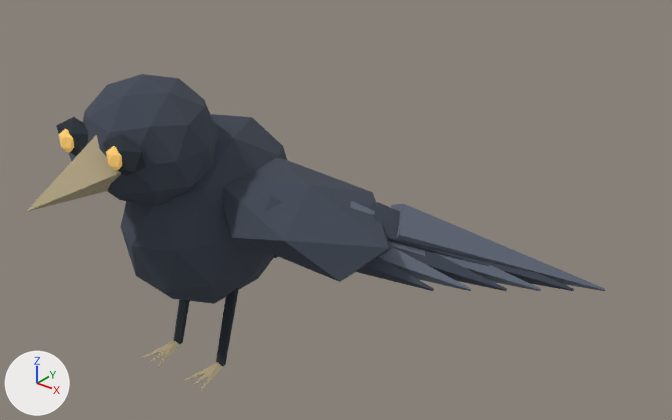
A saved change to the glTF model public/models/characters/hollow_crow.glb.
Both versions are drawn from a 50 mm camera at (1.75, -1.63, 1.96) aimed at (0.23, 0.27, 0.78). Lighting does not change. The marker at lower left points along +X, +Y and +Z. The first picture is the older version. Both versions are drawn at frame 1 of the action 'hit'; the numbers are the values there.

The first picture shows 'Bird leg.001', 'Crow breast', 'Crow head', 'Deep eye socket.009', 'Ivory beak', 'Layered flight feather.006', 'Layered flight feather.007', 'Layered flight feather.008', 'Layered flight feather.009', 'Layered flight feather.010', 'Layered flight feather.011', 'Wing shoulder.001' and 10 more.
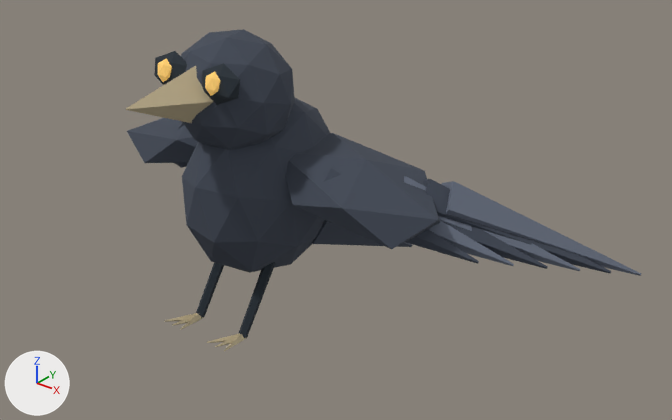
ob_joint_body_005 is not drawn itself; it is the parent of ob_amber_iris_008, ob_amber_iris_009, ob_bird_leg, ob_bird_leg_001, ob_crow_breast, ob_crow_head, ob_deep_eye_socket_008, ob_deep_eye_socket_009.
ob_joint_arm_1_003 is not drawn itself; it is the parent of ob_layered_flight_feather_006, ob_layered_flight_feather_007, ob_layered_flight_feather_008, ob_layered_flight_feather_009, ob_layered_flight_feather_010, ob_layered_flight_feather_011, ob_wing_shoulder_001.

Location of each change, (x1, y1, x2, y2) in pixels of the pictures (672 x 420 px):
```json
{"object": "Crow breast", "change": "moved, turned", "before": [121, 114, 287, 304], "after": [182, 97, 330, 273]}
{"object": "Wing shoulder.001", "change": "moved, turned", "before": [222, 158, 391, 282], "after": [286, 133, 440, 249]}
{"object": "Crow head", "change": "moved, turned", "before": [83, 74, 218, 206], "after": [181, 29, 295, 149]}
{"object": "Layered flight feather.011", "change": "moved, turned", "before": [391, 204, 605, 291], "after": [441, 181, 641, 276]}
{"object": "Ivory beak", "change": "moved, turned", "before": [27, 135, 121, 211], "after": [126, 66, 213, 123]}
{"object": "Layered flight feather.010", "change": "moved, turned", "before": [372, 202, 574, 291], "after": [424, 179, 611, 273]}
{"object": "Wing shoulder", "change": "moved, turned", "before": [68, 152, 76, 161], "after": [127, 118, 198, 163], "on screen": "mostly hidden before"}
{"object": "Layered flight feather.009", "change": "moved, turned", "before": [350, 201, 541, 291], "after": [404, 176, 580, 271]}
{"object": "Layered flight feather.007", "change": "moved, turned", "before": [379, 246, 471, 291], "after": [429, 220, 514, 266]}
{"object": "Layered flight feather.008", "change": "moved, turned", "before": [395, 248, 507, 291], "after": [444, 222, 548, 269]}
{"object": "Layered flight feather.006", "change": "moved, turned", "before": [265, 196, 434, 291], "after": [312, 168, 479, 264]}
{"object": "Deep eye socket.009", "change": "moved, turned", "before": [103, 134, 146, 176], "after": [202, 63, 240, 105]}
{"object": "Bird leg.001", "change": "moved, turned", "before": [216, 288, 239, 366], "after": [238, 262, 275, 338]}
{"object": "Deep eye socket.008", "change": "moved, turned", "before": [56, 117, 88, 156], "after": [154, 51, 187, 85]}
{"object": "Bird leg", "change": "moved, turned", "before": [173, 300, 190, 344], "after": [196, 262, 224, 318]}
{"object": "Tail feather.004", "change": "moved, turned", "after": [311, 220, 412, 247], "on screen": "not visible before"}
{"object": "Amber iris.009", "change": "moved, turned", "before": [106, 146, 122, 171], "after": [205, 71, 220, 96]}
{"object": "Amber iris.008", "change": "moved, turned", "before": [58, 129, 74, 152], "after": [158, 58, 172, 82]}
{"object": "Talon.005", "change": "moved, turned", "before": [201, 363, 225, 390], "after": [224, 334, 246, 351]}
{"object": "Talon.002", "change": "moved, turned", "before": [158, 341, 182, 367], "after": [180, 313, 204, 330]}
{"object": "Talon.003", "change": "moved, turned", "before": [184, 362, 217, 381], "after": [207, 333, 240, 343]}
{"object": "Talon", "change": "moved, turned", "before": [142, 341, 174, 358], "after": [164, 313, 197, 322]}
{"object": "Talon.004", "change": "moved, turned", "before": [193, 363, 218, 385], "after": [215, 334, 241, 347]}
{"object": "Talon.001", "change": "moved, turned", "before": [150, 341, 175, 362], "after": [172, 314, 203, 326]}
{"object": "Layered flight feather", "change": "moved, turned", "after": [174, 123, 188, 168], "on screen": "not visible before"}
```

The change, as JSON lines over the scene's bpy script:
```json
{"op": "set", "path": "ob_joint_body_005.location", "old": "(0.0, 0.0, 0.82)", "new": "(0.0, 0.22, 0.82)"}
{"op": "set", "path": "ob_joint_body_005.rotation_euler", "old": "(0.0, 0.0, 0.0)", "new": "(-0.3, 0.0, 0.0)", "note": "degrees (0, 0, 0) -> degrees (-17, 0, 0)"}
{"op": "set", "path": "ob_joint_arm_1_003.rotation_euler", "old": "(0.0, 0.18, 0.0)", "new": "(0.28, 0.2, 0.0)", "note": "degrees (0, 10, 0) -> degrees (16, 11, 0)"}
```
